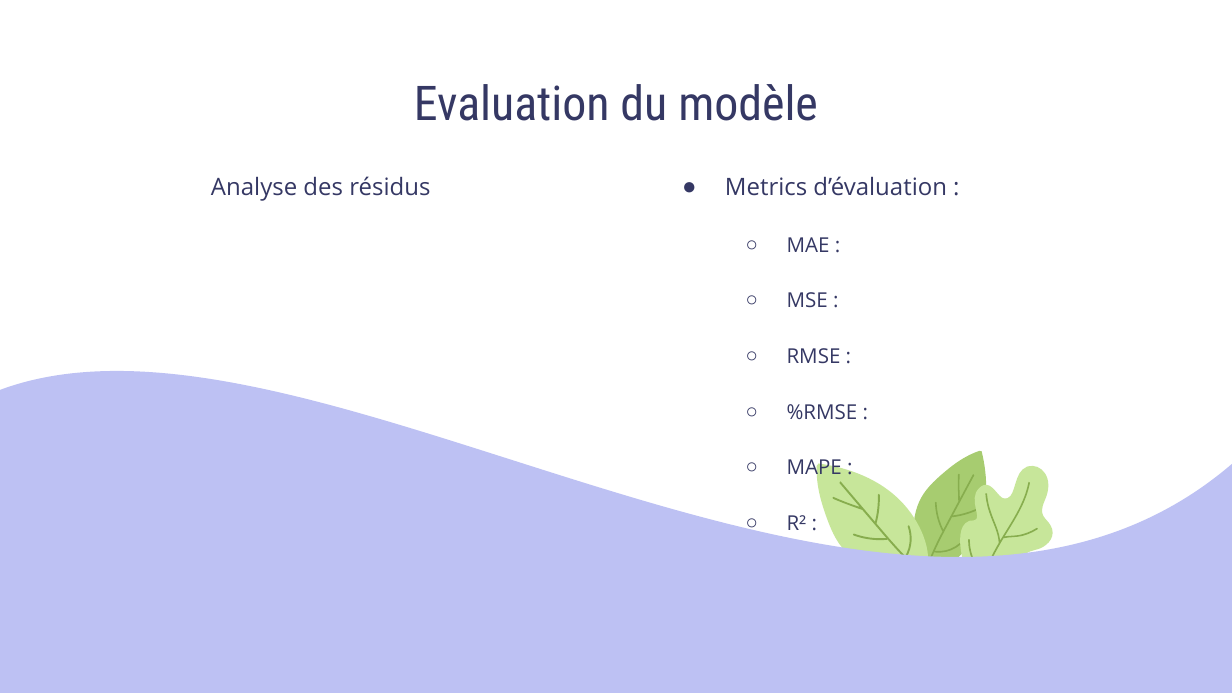
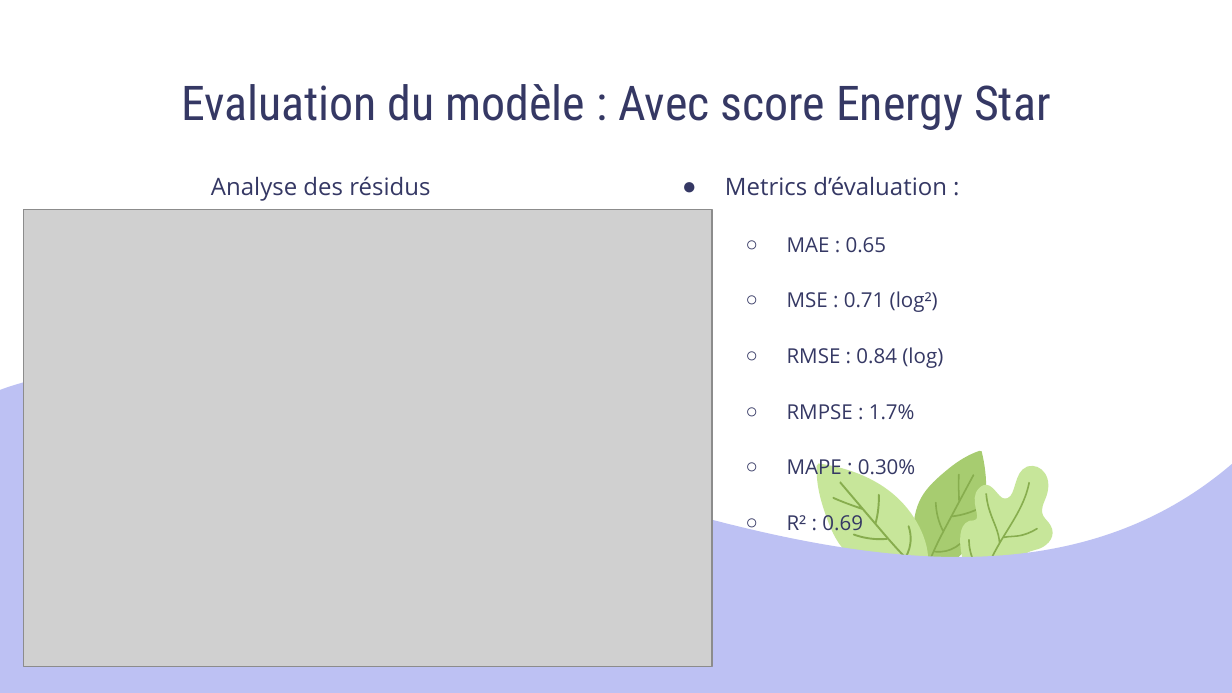
Before and after one commit to Sylvariane/Anticipez_les_besoins_en_electricite, a slide deck: slide 25 of Pélec_03_presentation.pptx. Drawn at 1232x693 pixels with LibreOffice and Linux fonts; fonts in the diff are those of the drawing; grey boxes stand for pictures. Boxes give left, top, right and bottom in pixels: in the first picture for what was removed or moved away, otherwise in the second. Text is boxed around its words. In the diff, an @@ line names an element or a change of style, - is before the commit and + after.

Commit message:
ajout du rmpse

```diff
--- a/Pélec_03_presentation.pptx
+++ b/Pélec_03_presentation.pptx
@@ title at (181,84,1050,131): text changed @@
-Evaluation du modèle
+Evaluation du modèle : Avec score Energy Star
@@ picture added at (23,209,712,667) @@
@@ text at (787,237,943,537): text changed @@
-  ○ MAE :
-  ○ MSE :
-  ○ RMSE :
-  ○ %RMSE :
-  ○ MAPE :
-  ○ R² :
+  ○ MAE : 0.65
+  ○ MSE : 0.71 (log²)
+  ○ RMSE : 0.84 (log)
+  ○ RMPSE : 1.7%
+  ○ MAPE : 0.30%
+  ○ R² : 0.69
```
Also in this commit, not shown: 4 other slides changed, 1 other file.
